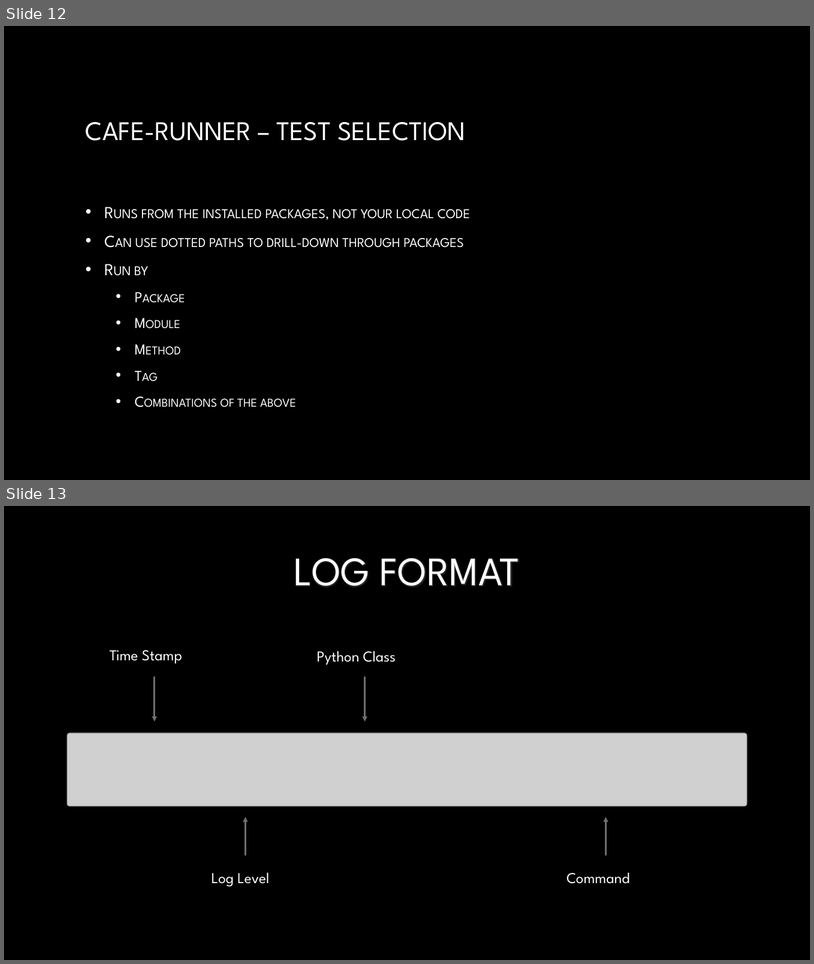
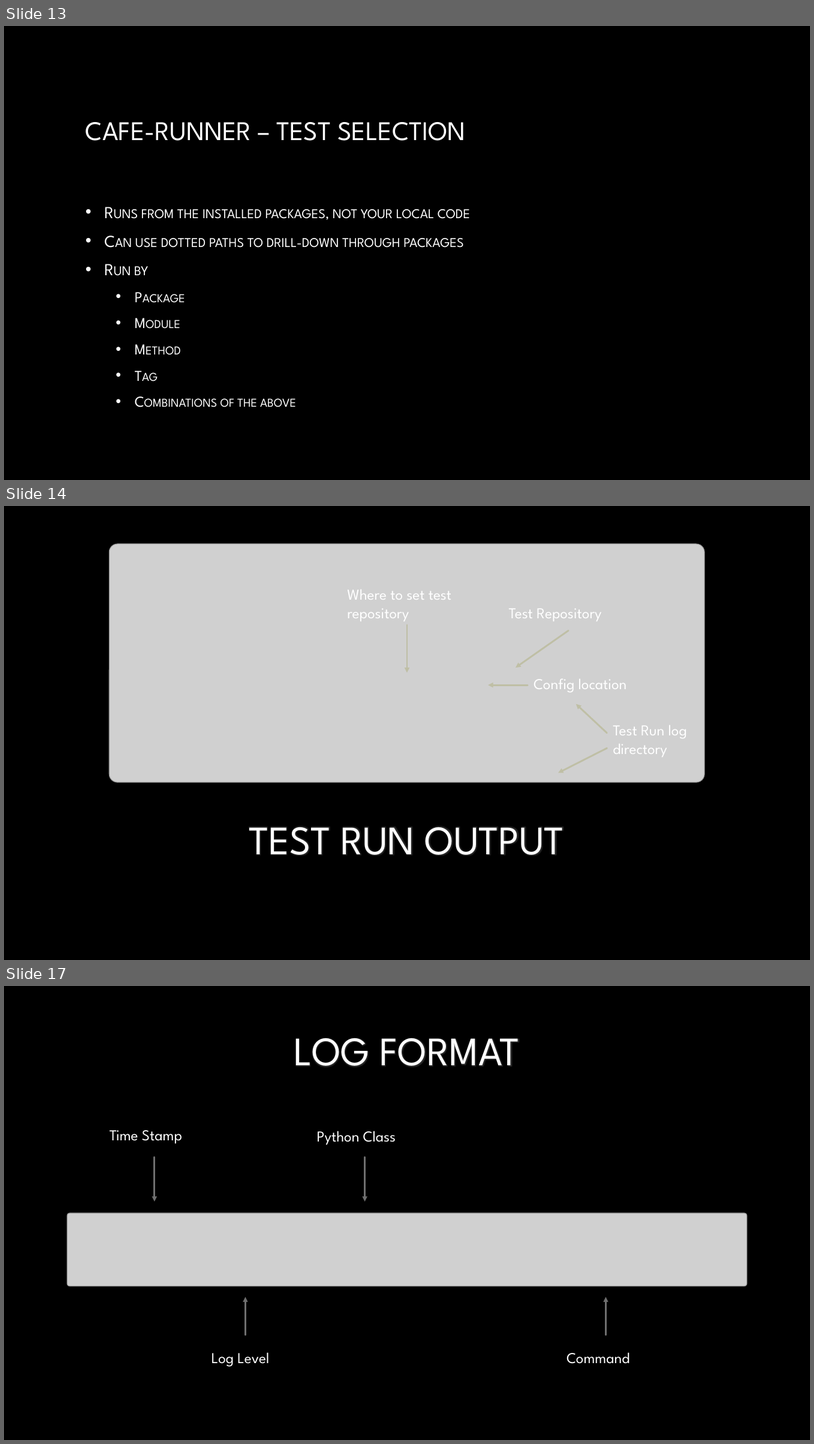
Before and after one commit to dwalleck/opencafe-training, a slide deck: OpenCafeTraining-Part2.pptx. Shown one above the other, each under a label of ours: slides 12 and 13 before the commit, slides 13, 14 and 17 after it; the slides between them are not shown. The pictures are 814x964 and 814x1444 pixels, drawn with LibreOffice and Linux fonts; fonts in the diff are those of the drawing; grey boxes stand for pictures; background and template pictures are left out. Boxes give left, top, right and bottom in pixels: in the first picture for what was removed or moved away, otherwise in the second. Text is boxed around its words. In the diff, an @@ line names an element or a change of style, - is before the commit and + after.

```diff
--- a/OpenCafeTraining-Part2.pptx
+++ b/OpenCafeTraining-Part2.pptx
@@ slide 14 added at (4, 506, 810, 960), background picture (left out) @@
@@ picture added at (109, 544, 705, 782) @@
@@ text added at (347, 589, 452, 621), 18 pt, text #FFFFFF @@
+Where to set test repository
@@ text added at (509, 609, 602, 621), 18 pt, text #FFFFFF @@
+Test Repository
@@ arrow added from (408, 625) to (408, 672), #BFBFA5 2 pt @@
@@ arrow added from (569, 631) to (516, 667), #BFBFA5 2 pt @@
@@ arrow added from (528, 685) to (489, 685), #BFBFA5 2 pt @@
@@ text added at (534, 679, 627, 692), 18 pt, text #FFFFFF @@
+Config location
@@ arrow added from (607, 733) to (576, 704), #BFBFA5 2 pt @@
@@ text added at (613, 725, 687, 757), 18 pt, text #FFFFFF @@
+Test Run log directory
@@ arrow added from (607, 748) to (559, 773), #BFBFA5 2 pt @@
@@ title added at (249, 826, 564, 855), 48 pt, text gradient #FFFFFF to #A6A6A6 @@
+TEST RUN OUTPUT
@@ what was slide 12 is now slide 13 @@
@@ what was slide 13 is now slide 17 @@
```
Also in this commit, not shown: 6 slides changed, 8 other slides added, 2 slides removed, 5 other files.
